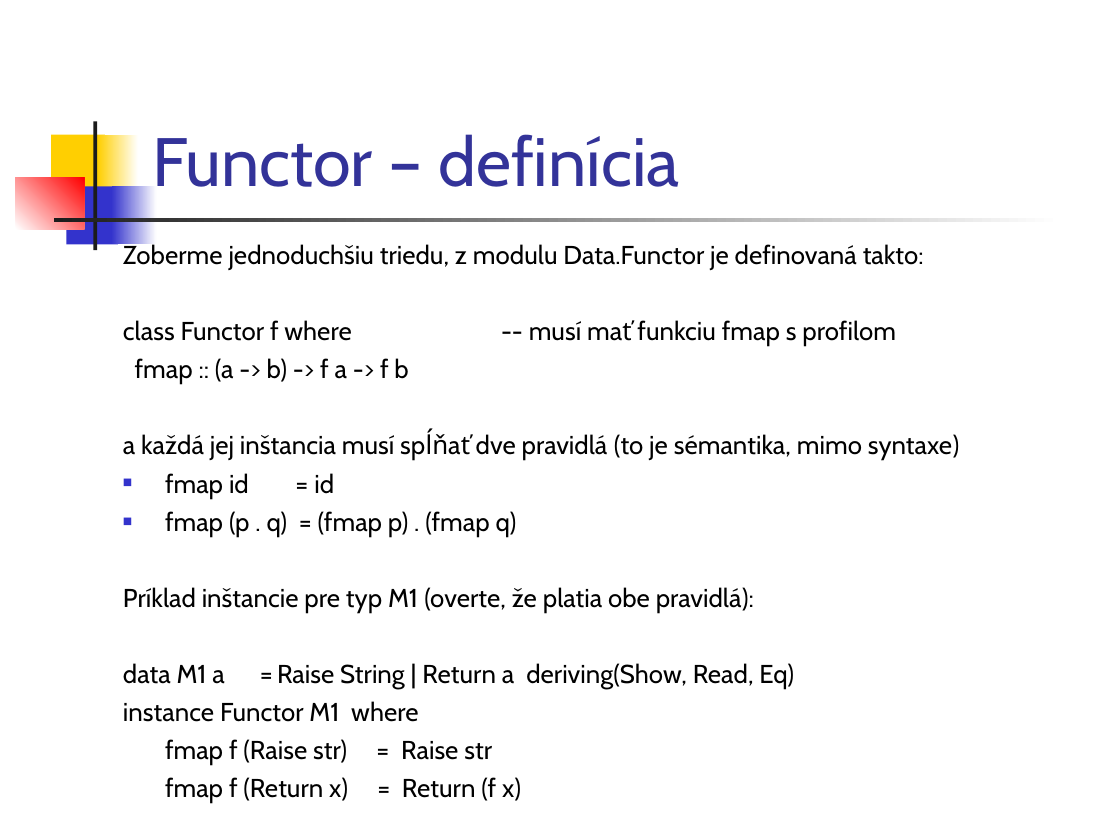
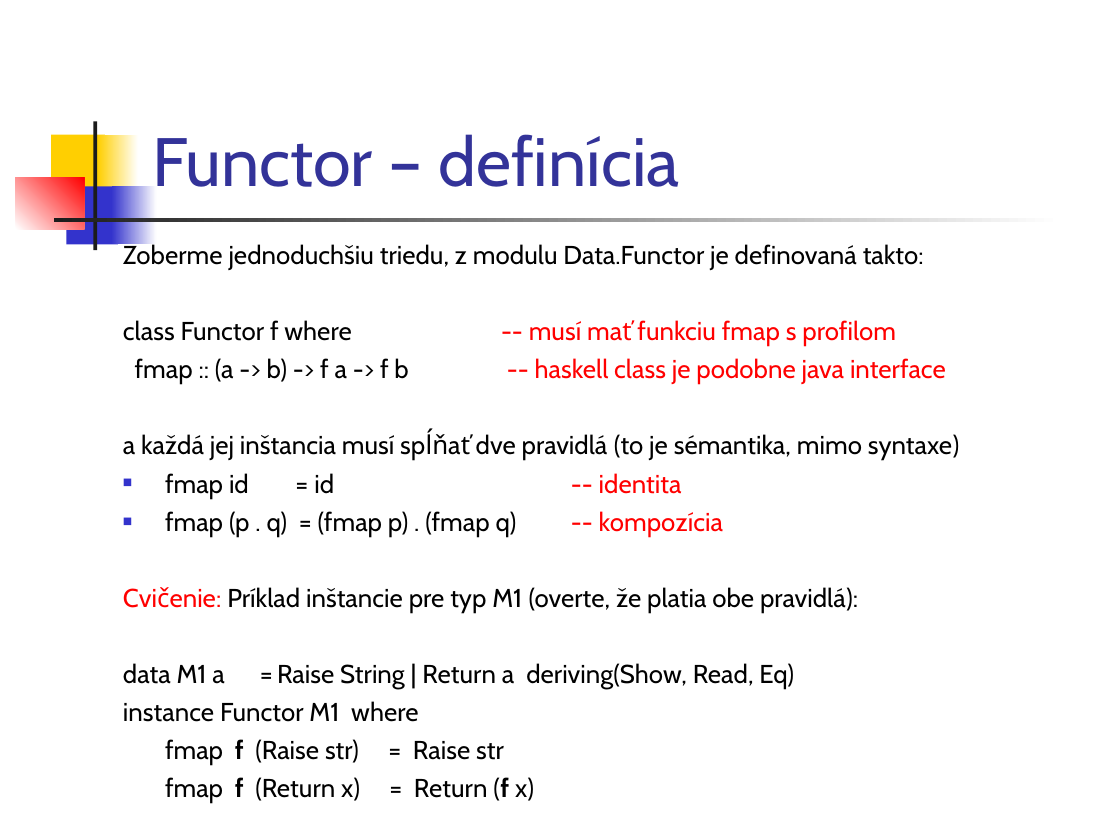
Before and after one commit to Funkcionalne/Prednasky, a slide deck: slide 7 of 11/11_fpro.ppt. Drawn at 1120x840 pixels with LibreOffice and Linux fonts; fonts in the diff are those of the drawing. Boxes give left, top, right and bottom in pixels: in the first picture for what was removed or moved away, otherwise in the second. Text is boxed around its words. In the diff, an @@ line names an element or a change of style, - is before the commit and + after.

```diff
--- a/11/11_fpro.ppt
+++ b/11/11_fpro.ppt
@@ text at (123, 320, 534, 803): text colour #000000 to #FF0000 in "-- musí mať funkciu fmap s profilom"; bold on in "f", "f (f" @@
@@ text at (135, 358, 946, 384): text changed; text colour #000000 to #FF0000 @@
-fmap :: (a -> b) -> f a -> f b
+fmap :: (a -> b) -> f a -> f b -- haskell class je podobne java interface
@@ text at (165, 473, 858, 612): text changed @@
-■ fmap id = id
-■ fmap (p . q) = (fmap p) . (fmap q)
-Príklad inštancie pre typ M1 (overte, že platia obe pravidlá):
+■ fmap id = id -- identita
+■ fmap (p . q) = (fmap p) . (fmap q) -- kompozícia
+Cvičenie: Príklad inštancie pre typ M1 (overte, že platia obe pravidlá):
```
Also in this commit, not shown: 5 other slides changed, 1 other file.
